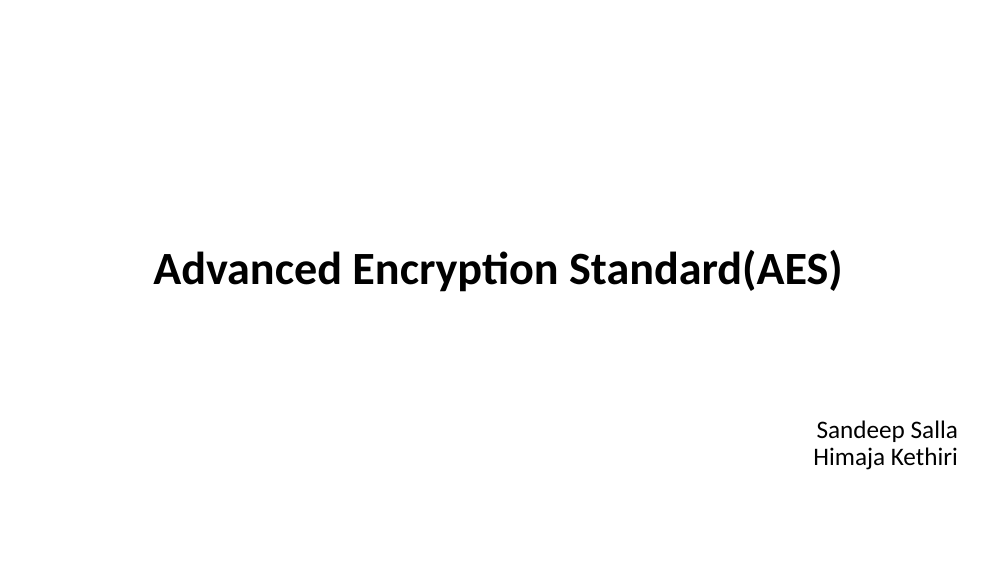
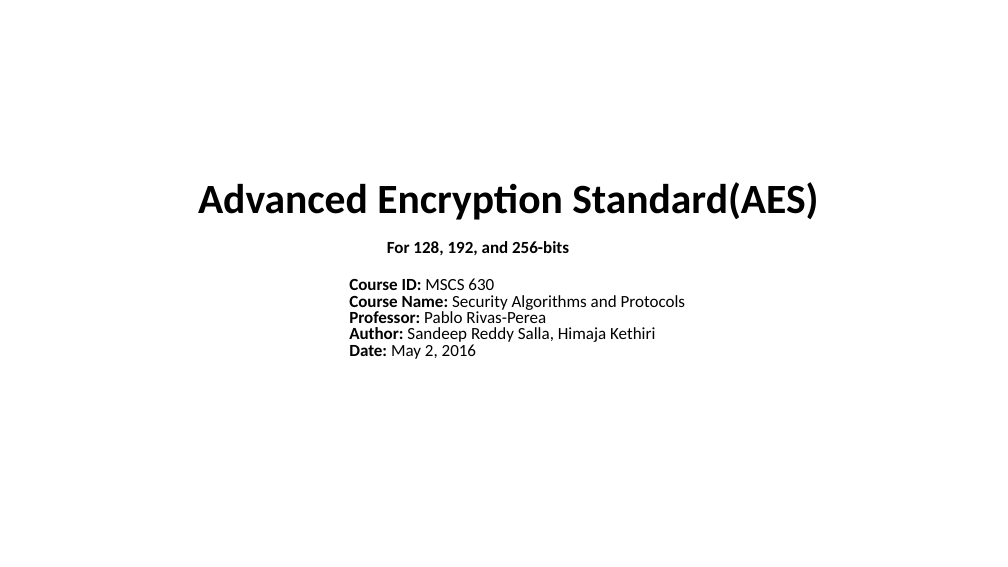
Before and after one commit to ssreddy2020/CMPT308, a slide deck: slide 1 of Project/Advanced Encryption Standard(AES).pptx. Drawn at 1008x567 pixels with LibreOffice and Linux fonts; fonts in the diff are those of the drawing. Boxes give left, top, right and bottom in pixels: in the first picture for what was removed or moved away, otherwise in the second. Text is boxed around its words. In the diff, an @@ line names an element or a change of style, - is before the commit and + after.

```diff
--- a/Project/Advanced Encryption Standard(AES).pptx
+++ b/Project/Advanced Encryption Standard(AES).pptx
@@ title at (x1=198, y1=182, x2=818, y2=359): text changed; size 44 to 16.2 pt @@
-Advanced Encryption Standard(AES)
+Advanced Encryption Standard(AES)
+For 128, 192, and 256-bits
+Course ID: MSCS 630
+Course Name: Security Algorithms and Protocols
+Professor: Pablo Rivas-Perea
+Author: Sandeep Reddy Salla, Himaja Kethiri
+Date: May 2, 2016
@@ subtitle removed at (x1=813, y1=420, x2=958, y2=470) @@
-Sandeep Salla
-Himaja Kethiri
```
Also in this commit, not shown: 1 other slide changed, 1 slide added.
